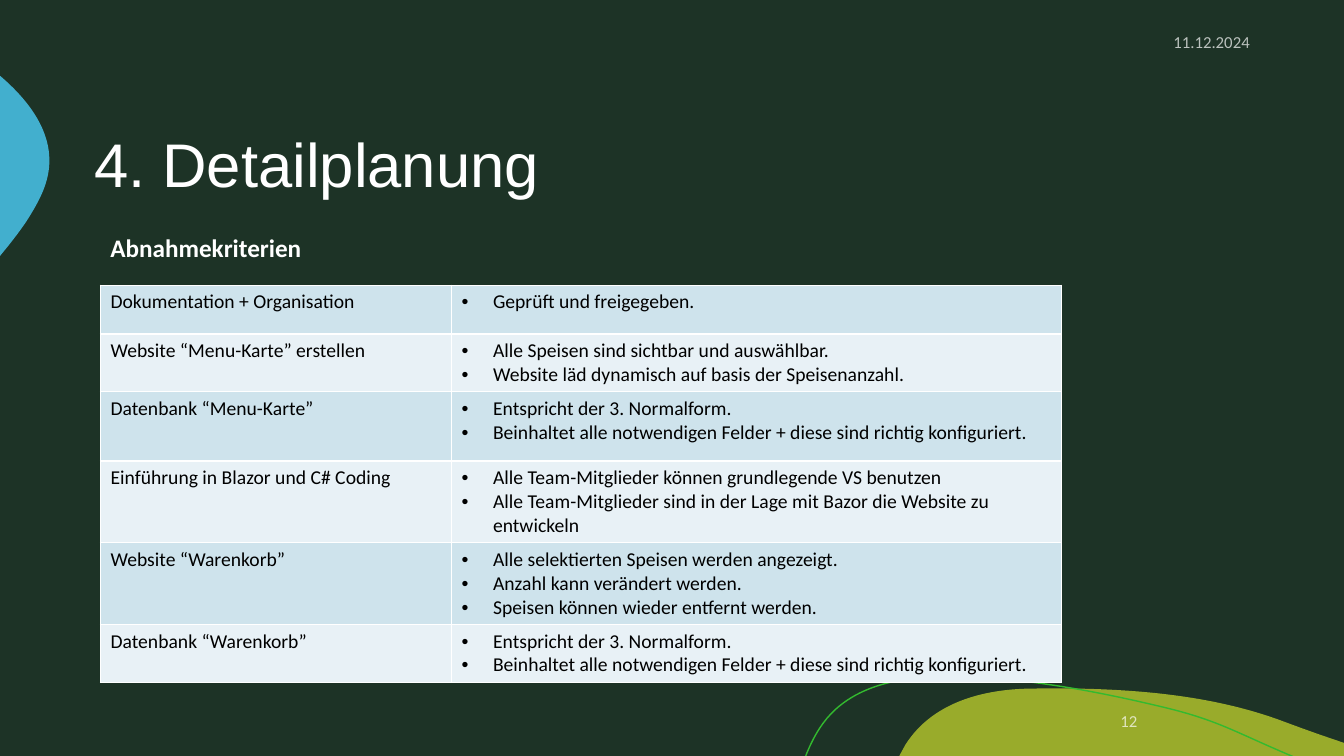
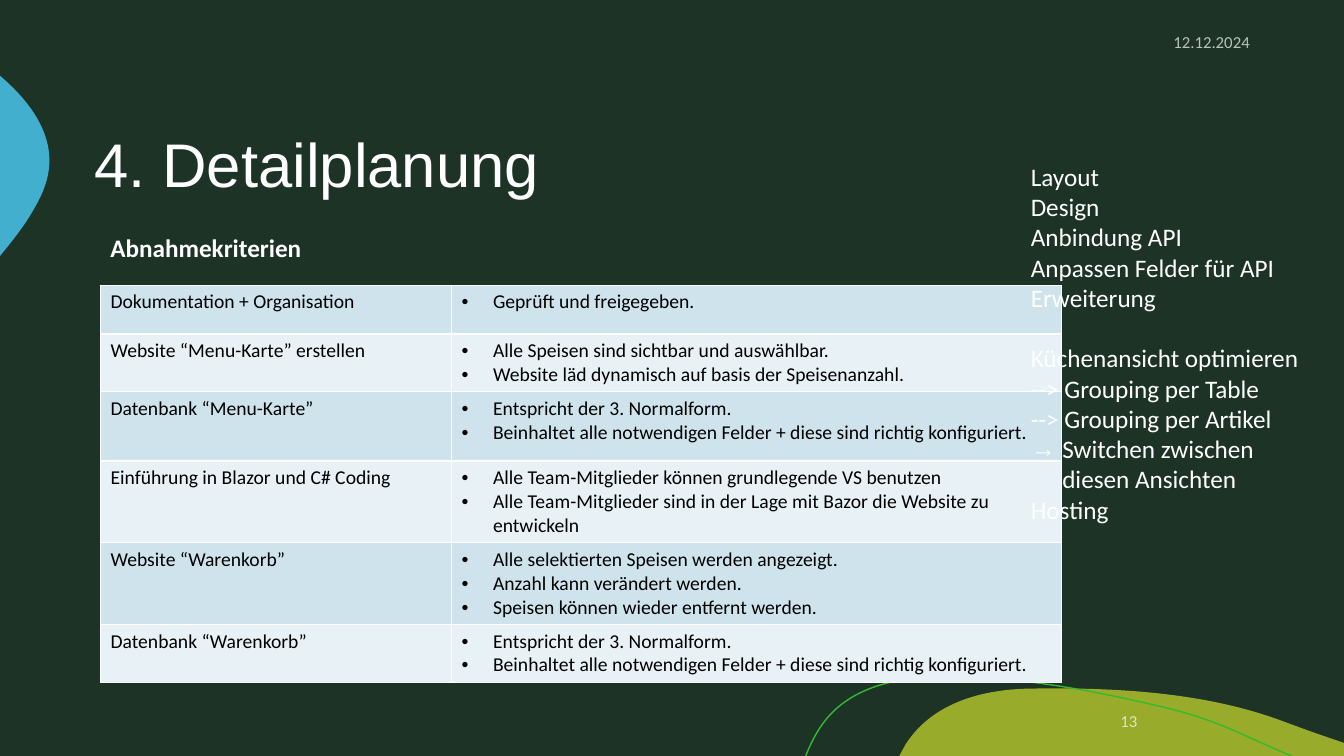
Before and after one commit to zIExpantion/ZumGelbenBach, a slide deck: slide 13 of Dokumente/Sprint-Backlog/Sprint-Backlog2.pptx (slide 12 before the commit). Drawn at 1344x756 pixels with LibreOffice and Linux fonts; fonts in the diff are those of the drawing; background and template pictures are left out. Boxes give left, top, right and bottom in pixels: in the first picture for what was removed or moved away, otherwise in the second. Text is boxed around its words. In the diff, an @@ line names an element or a change of style, - is before the commit and + after.

```diff
--- a/Dokumente/Sprint-Backlog/Sprint-Backlog2.pptx
+++ b/Dokumente/Sprint-Backlog/Sprint-Backlog2.pptx
@@ text at bbox=[1173, 37, 1249, 48]: text changed @@
-11.12.2024
+12.12.2024
@@ text added at bbox=[1031, 170, 1298, 525], 18 pt, text #FFFFFF @@
+Layout
+Design
+Anbindung API
+Anpassen Felder für API Erweiterung
+Küchenansicht optimieren
+--> Grouping per Table
+--> Grouping per Artikel
+→ Switchen zwischen diesen Ansichten
+Hosting
@@ page number at bbox=[1120, 716, 1137, 727]: text changed @@
-12
+13
```
Also in this commit, not shown: 15 other slides changed.
